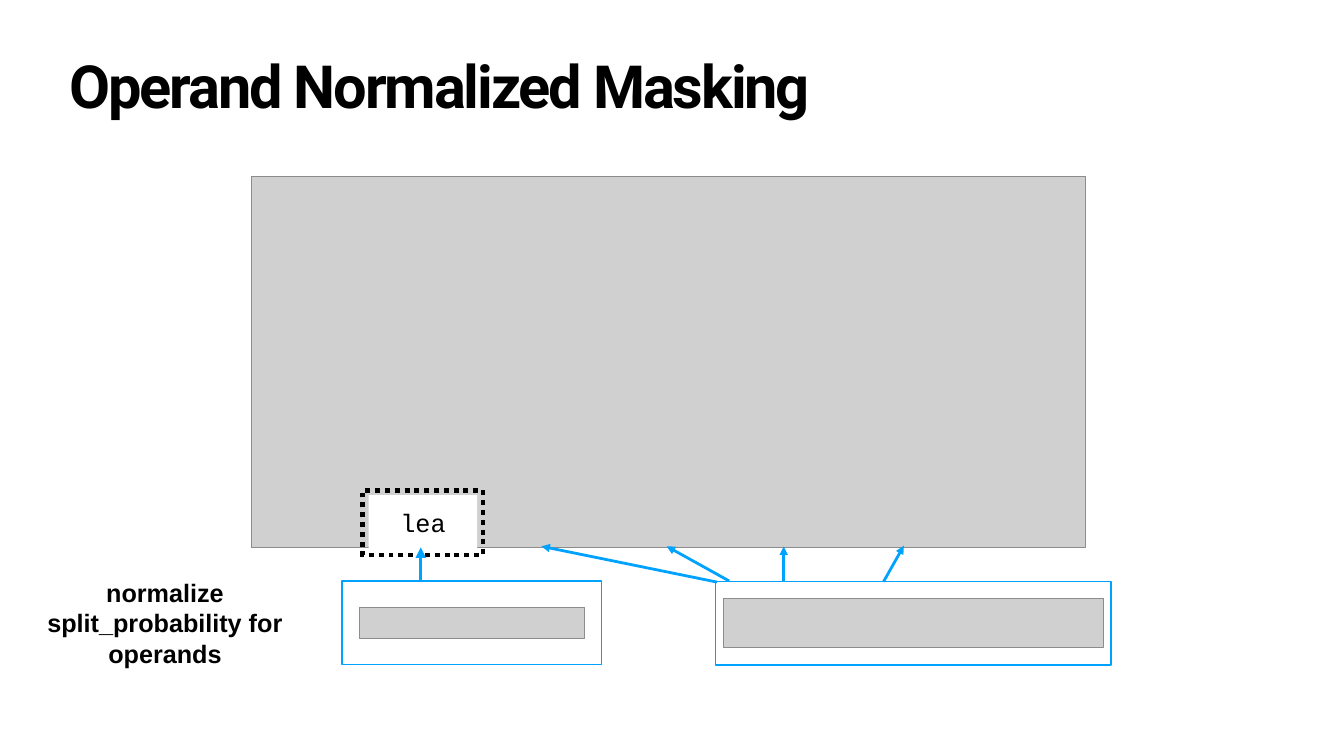
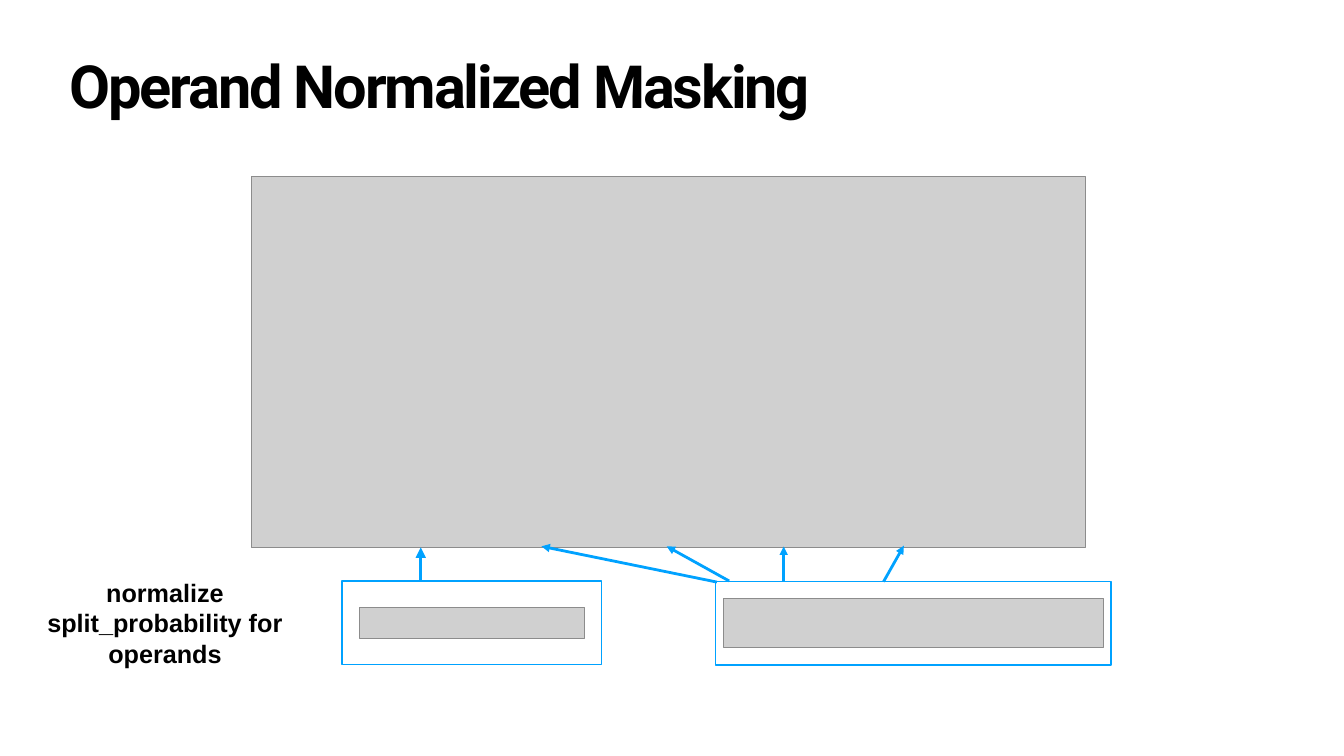
Before and after one commit to julig3ccd/BinAI, a slide deck: slide 15 of presentation/final_presentation.pptx. Drawn at 1344x756 pixels with LibreOffice and Linux fonts; fonts in the diff are those of the drawing; grey boxes stand for pictures. Boxes give left, top, right and bottom in pixels: in the first picture for what was removed or moved away, otherwise in the second. Text is boxed around its words. In the diff, an @@ line names an element or a change of style, - is before the commit and + after.

```diff
--- a/presentation/final_presentation.pptx
+++ b/presentation/final_presentation.pptx
@@ rectangle removed at box(363, 490, 483, 555) @@
@@ rectangle removed at box(368, 495, 477, 550) @@
@@ text removed at box(378, 513, 468, 533) @@
-<mask>
@@ text removed at box(400, 514, 445, 533) @@
-lea
```
Also in this commit, not shown: 4 other slides changed, 1 slide added.
